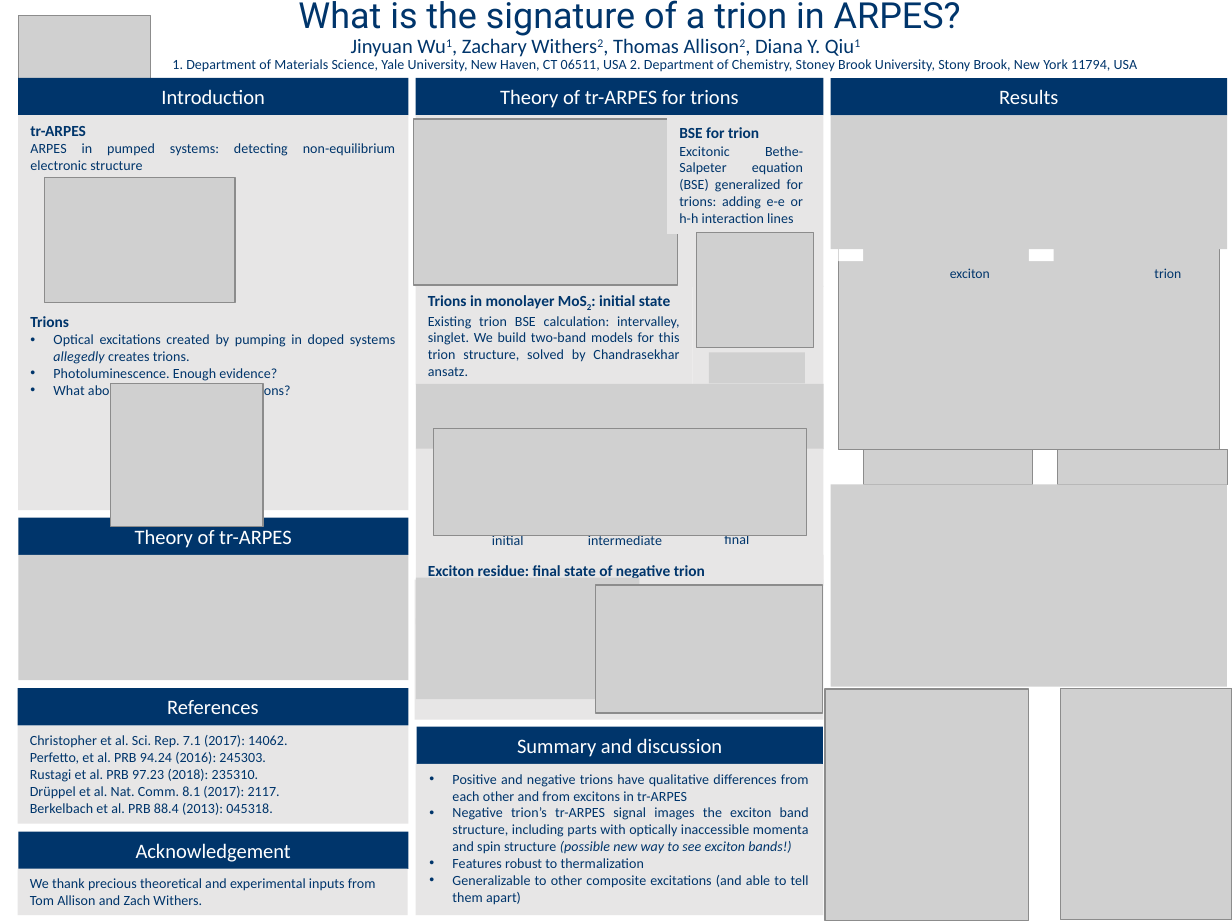
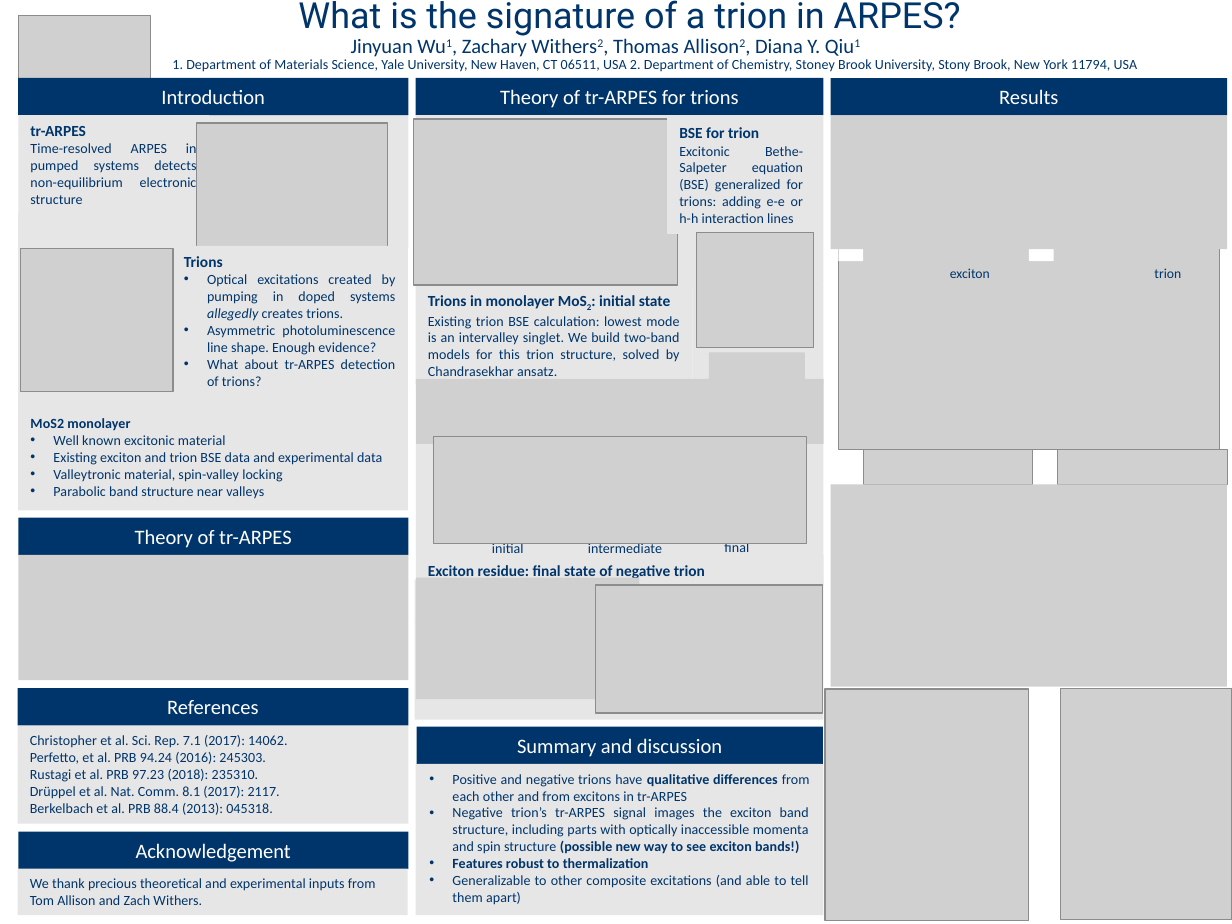
Before and after one commit to jywu20/Trion-arpes, a slide deck: slide 1 of presentation/poster-usd.pptx. Drawn at 1232x924 pixels with LibreOffice and Linux fonts; fonts in the diff are those of the drawing; grey boxes stand for pictures; background and template pictures are left out. Boxes give left, top, right and bottom in pixels: in the first picture for what was removed or moved away, otherwise in the second. Text is boxed around its words. In the diff, an @@ line names an element or a change of style, - is before the commit and + after.

Commit message:
update slides

```diff
--- a/presentation/poster-usd.pptx
+++ b/presentation/poster-usd.pptx
@@ rectangle "tr-ARPES": place and size @@
-rectangle "tr-ARPES" at bbox=[18, 115, 409, 510]
+rectangle "tr-ARPES" at bbox=[18, 115, 209, 214]
@@ rectangle added at bbox=[207, 115, 409, 248], fill #E7E6E6 @@
@@ text in rectangle at bbox=[30, 142, 197, 204]: text changed @@
-ARPES in pumped systems: detecting non-equilibrium electronic structure
-Trions
-• Optical excitations created by pumping in doped systems allegedly creates trions.
-• Photoluminescence. Enough evidence?
-• What about tr-ARPES detection of trions?
+Time-resolved ARPES in pumped systems detects non-equilibrium electronic structure
@@ picture: place and size @@
-picture at bbox=[44, 177, 235, 303]
+picture at bbox=[196, 123, 387, 249]
@@ rectangle added at bbox=[18, 214, 221, 347], fill #E7E6E6 @@
@@ picture: place and size @@
-picture at bbox=[111, 383, 264, 526]
+picture at bbox=[21, 249, 174, 392]
@@ rectangle added at bbox=[171, 246, 408, 397], fill #E7E6E6, 8.2 pt, text #00356B @@
+Trions
+• Optical excitations created by pumping in doped systems allegedly creates trions.
+• Asymmetric photoluminescence line shape. Enough evidence?
+• What about tr-ARPES detection of trions?
@@ text in rectangle at bbox=[428, 316, 680, 376]: text changed @@
-Existing trion BSE calculation: intervalley, singlet. We build two-band models for this trion structure, solved by Chandrasekhar ansatz.
+Existing trion BSE calculation: lowest mode is an intervalley singlet. We build two-band models for this trion structure, solved by Chandrasekhar ansatz.
@@ rectangle added at bbox=[18, 339, 409, 510], fill #E7E6E6 @@
@@ picture: place and size @@
-picture at bbox=[416, 384, 824, 450]
+picture at bbox=[416, 378, 824, 444]
@@ text added at bbox=[30, 418, 382, 499], 8.2 pt, text #00356B @@
+MoS2 monolayer
+• Well known excitonic material
+• Existing exciton and trion BSE data and experimental data
+• Valleytronic material, spin-valley locking
+• Parabolic band structure near valleys
@@ rectangle: place and size @@
-rectangle at bbox=[416, 448, 824, 554]
+rectangle at bbox=[416, 444, 824, 554]
@@ picture: place and size @@
-picture at bbox=[434, 429, 807, 536]
+picture at bbox=[434, 436, 807, 543]
@@ text "initial": place and size @@
-text "initial" at bbox=[492, 535, 524, 545]
+text "initial" at bbox=[492, 543, 524, 553]
@@ text "intermediate": place and size @@
-text "intermediate" at bbox=[588, 535, 662, 545]
+text "intermediate" at bbox=[588, 543, 662, 553]
@@ text "final": place and size @@
-text "final" at bbox=[724, 535, 749, 544]
+text "final" at bbox=[724, 543, 749, 552]
@@ rectangle "Exciton residue: final state of ...": place and size @@
-rectangle "Exciton residue: final state of ..." at bbox=[428, 565, 705, 578]
+rectangle "Exciton residue: final state of ..." at bbox=[415, 554, 823, 585]
@@ text in rectangle at bbox=[452, 774, 810, 868]: bold on in "qualitative differences", "(possible new way to see exciton bands!)", "Features robust to thermalization"; italic off in "(possible new way to see exciton bands!)" @@
```
Also in this commit, not shown: 1 other file.
